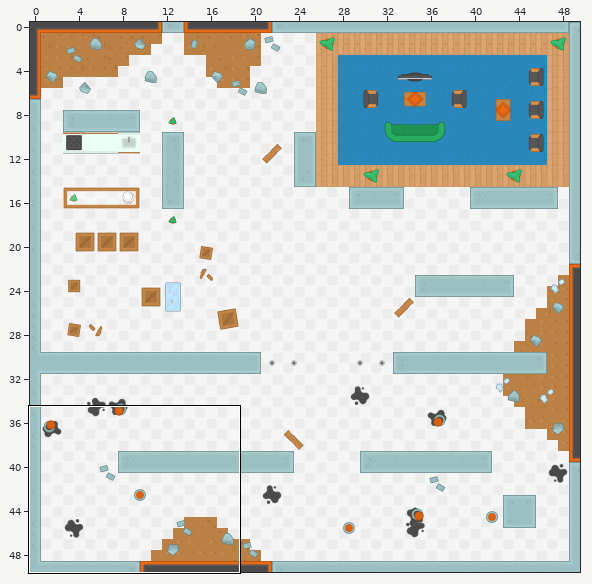
Tiled map (JSON) -- BrainsteinServer/Brainstein/src/main/resources/static/assets/tilemaps/laboratorio.json. The first picture is a wide view before the edit; the outline marks the close-up.
Close-up. Before the edit:
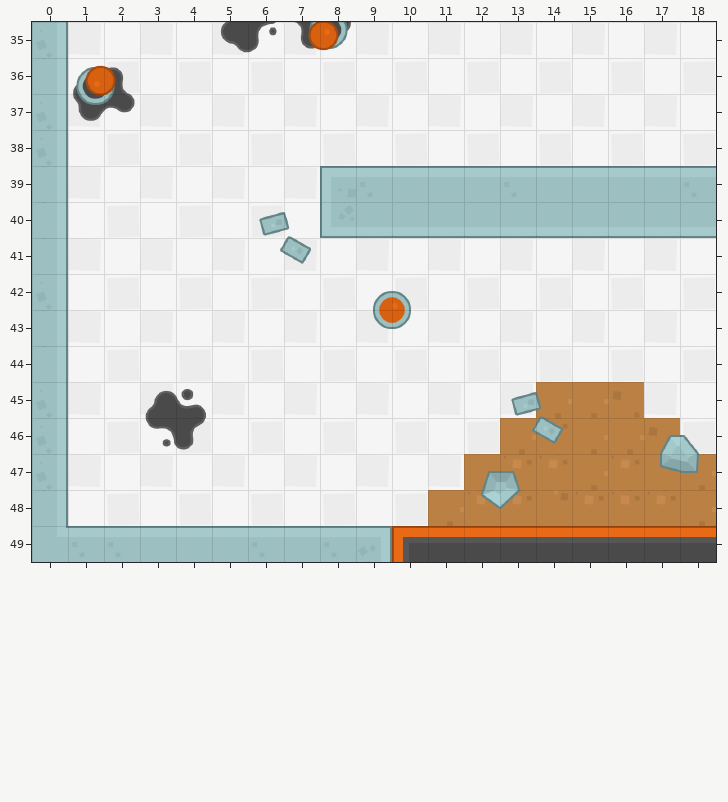
Cells are 64x64 px. Shown: x 0..18, y 35..49. The commit also changed other parts of the map, which this record leaves out.
Once edited:
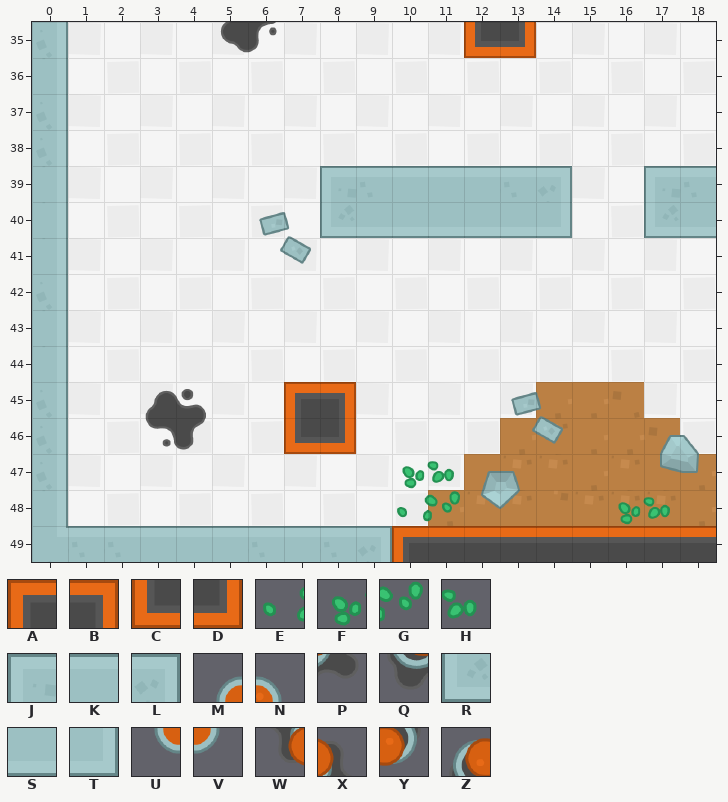
Key: from "tilesheet_complete_2X": A 446, B 449, C 608, D 611, E 802 turned 270, F 803 turned 270, G 856 turned 270, H 857 turned 270, J 1094, K 1096, L 1097, M 1228, N 1229, P 1230 turned 180, Q 1231 turned 180, R 1256, S 1257, T 1259, U 1282, V 1283, W 1284, X 1284 turned 180, Y 1285, Z 1285 turned 180.
_ is an empty cell, . an unchanged one.
Diff:
--- layer "backgroundLayer2"
@@ x 10..17 @@
-47 __......
-48 __....__
+47 FH......
+48 EG....FH
--- layer "collisionLayer"
@@ x 1..13 @@
-35 ......WY...__
-36 ZX...........
-37 QP...........
+35 ......__...CD
+36 __...........
+37 __...........
@@ x 14..17 @@
-39 KKKK
-40 SSSS
+39 L__J
+40 T__R
@@ x 9..10 @@
-42 MN
-43 UV
+42 __
+43 __
@@ x 7..8 @@
-45 __
-46 __
+45 AB
+46 CD
